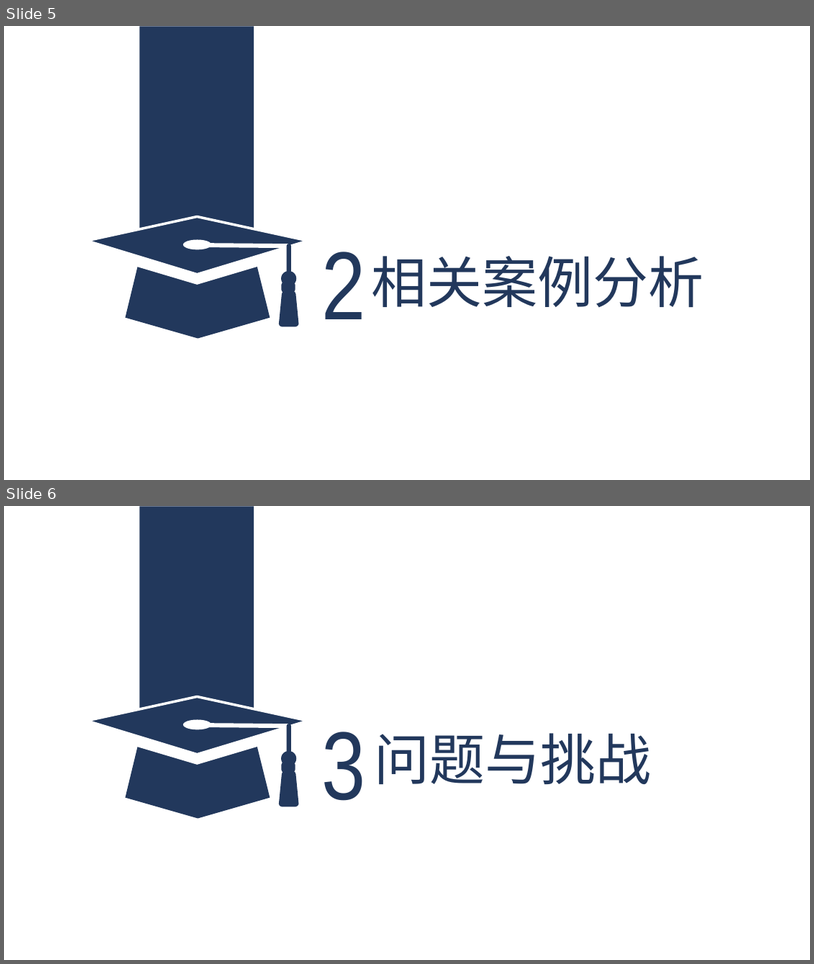
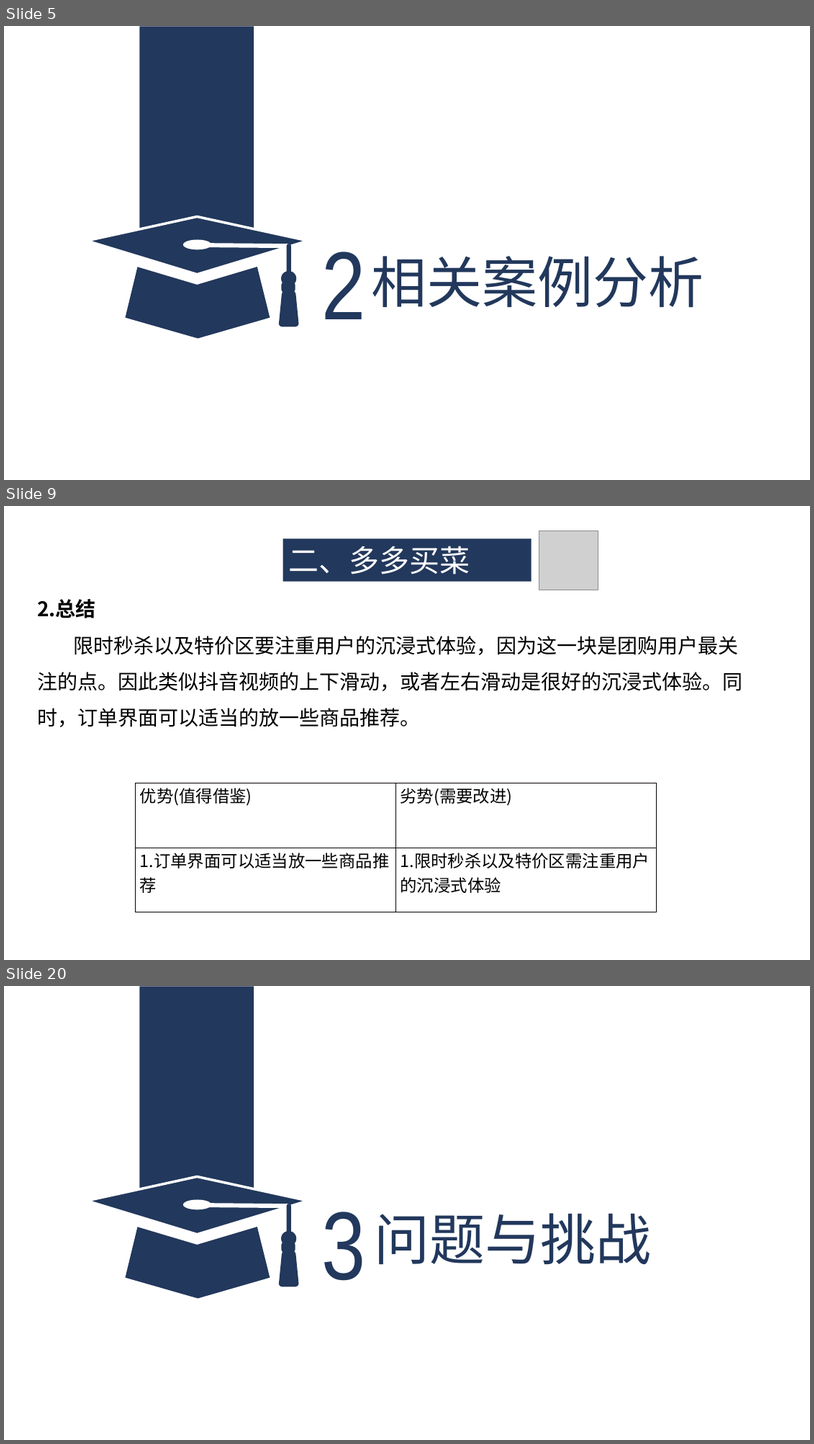
Before and after one commit to ZUCC-SRA2021-G05/Community-GB, a slide deck: 其他/软件项目管理原理与实践/软件项目管理原理与实践-主题确认/G05主题确认.pptx. Shown one above the other, each under a label of ours: slides 5 and 6 before the commit, slides 5, 9 and 20 after it; the slides between them are not shown. The pictures are 814x964 and 814x1444 pixels, drawn with LibreOffice and Linux fonts; fonts in the diff are those of the drawing; grey boxes stand for pictures. Boxes give left, top, right and bottom in pixels: in the first picture for what was removed or moved away, otherwise in the second. Text is boxed around its words. In the diff, an @@ line names an element or a change of style, - is before the commit and + after.

```diff
--- a/其他/软件项目管理原理与实践/软件项目管理原理与实践-主题确认/G05主题确认.pptx
+++ b/其他/软件项目管理原理与实践/软件项目管理原理与实践-主题确认/G05主题确认.pptx
@@ slide 9 added at [4,506,810,960], background #FFFFFF @@
@@ rectangle added at [283,538,532,582], fill #22385C, 36 pt, text #FFFFFF @@
+二、多多买菜
@@ picture added at [540,530,598,590] @@
@@ text added at [37,599,743,727], 24 pt, text #000000 @@
+2.总结
+限时秒杀以及特价区要注重用户的沉浸式体验，因为这一块是团购用户最关注的点。因此类似抖音视频的上下滑动，或者左右滑动是很好的沉浸式体验。同时，订单界面可以适当的放一些商品推荐。
@@ table added at [135,783,657,911], 2 rows, 2 columns @@
+优势(值得借鉴) | 劣势(需要改进)
+1.订单界面可以适当放一些商品推荐 | 1.限时秒杀以及特价区需注重用户的沉浸式体验
@@ what was slide 6 is now slide 20 @@
```
Also in this commit, not shown: 13 other slides added.
